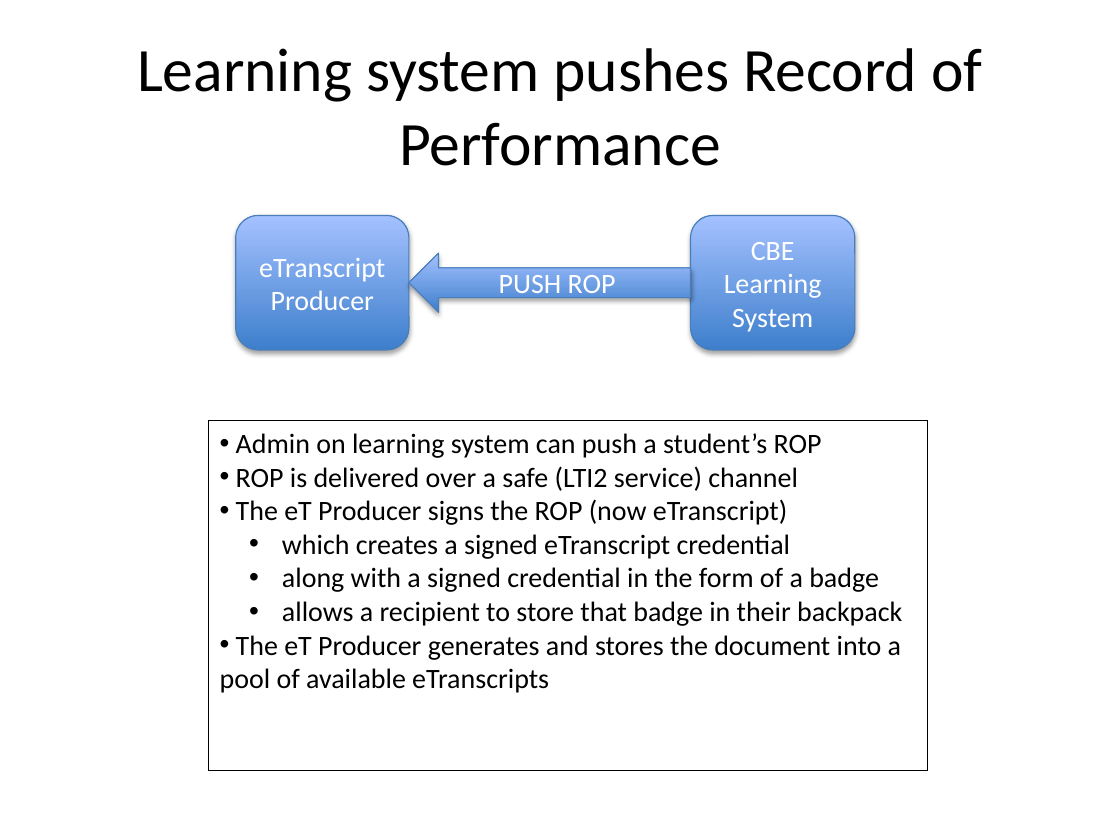
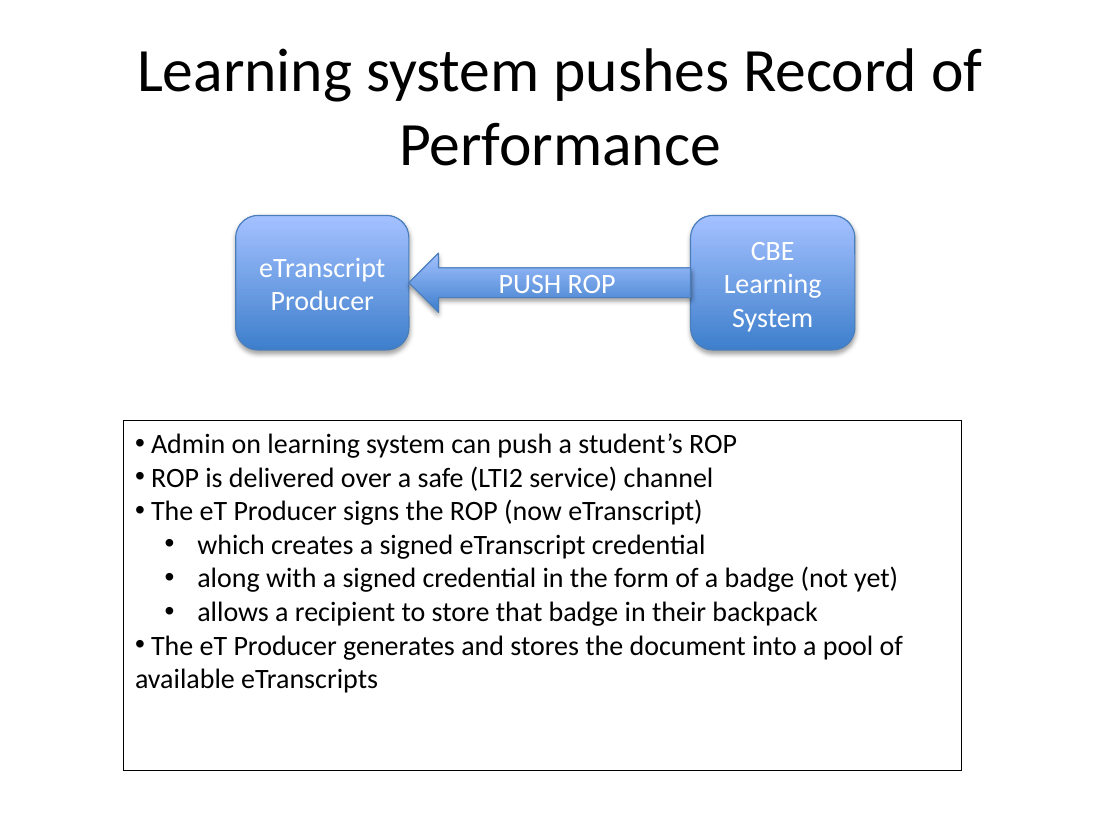
Before and after one commit to jtibbetts/cbe_competency_engine, a slide deck: slide 5 of doc/et_prototype.pptx. Drawn at 1120x840 pixels with LibreOffice and Linux fonts; fonts in the diff are those of the drawing. Boxes give left, top, right and bottom in pixels: in the first picture for what was removed or moved away, otherwise in the second. Text is boxed around its words. In the diff, an @@ line names an element or a change of style, - is before the commit and + after.

```diff
--- a/doc/et_prototype.pptx
+++ b/doc/et_prototype.pptx
@@ rectangle "Admin on learning system can ...": place and size @@
-rectangle "Admin on learning system can ..." at [208,420,927,771]
+rectangle "Admin on learning system can ..." at [124,420,961,771]
@@ text in rectangle at [197,566,898,592]: text changed @@
-  • along with a signed credential in the form of a badge
+  • along with a signed credential in the form of a badge (not yet)
```
Also in this commit, not shown: 5 other files.
